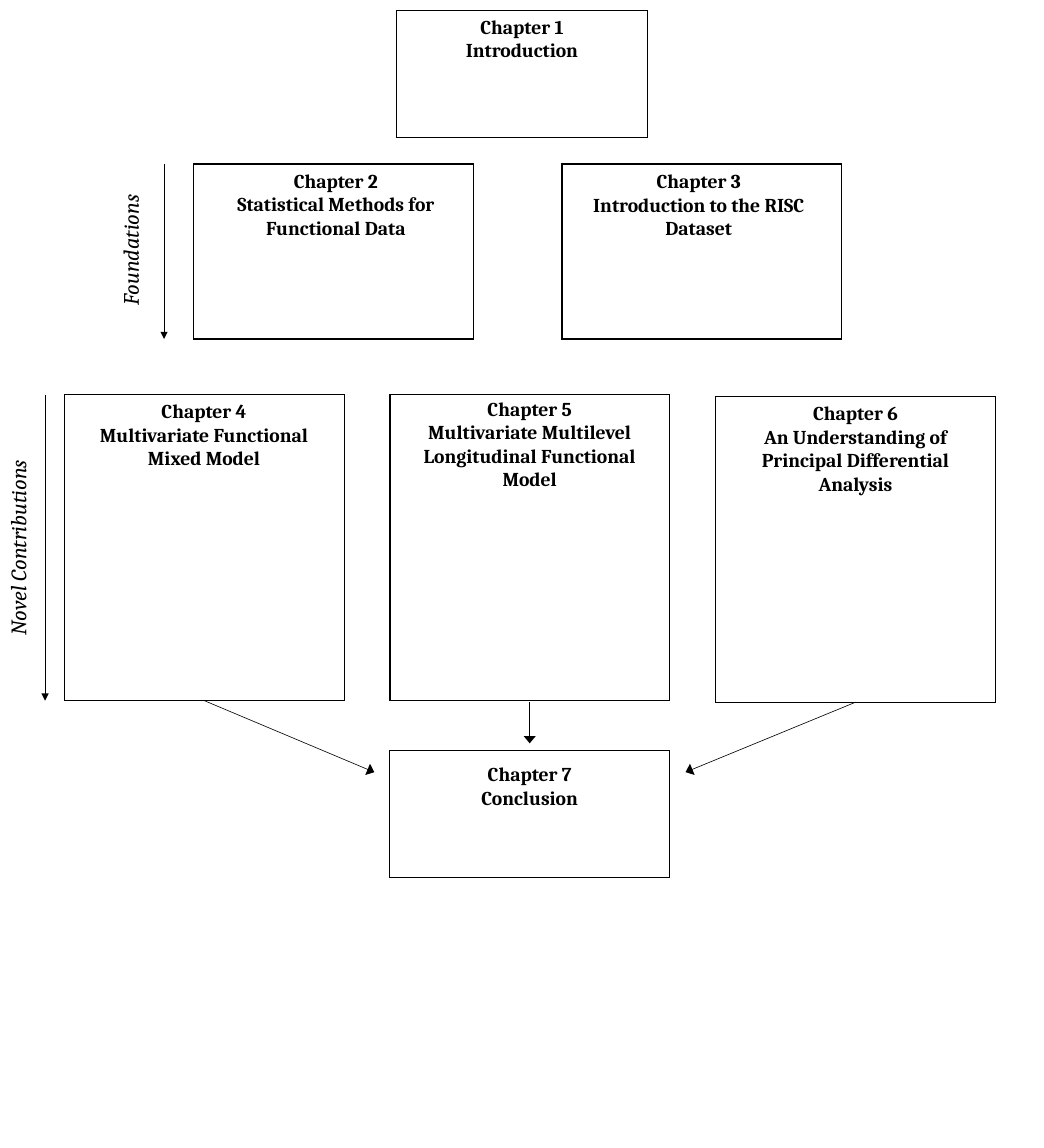
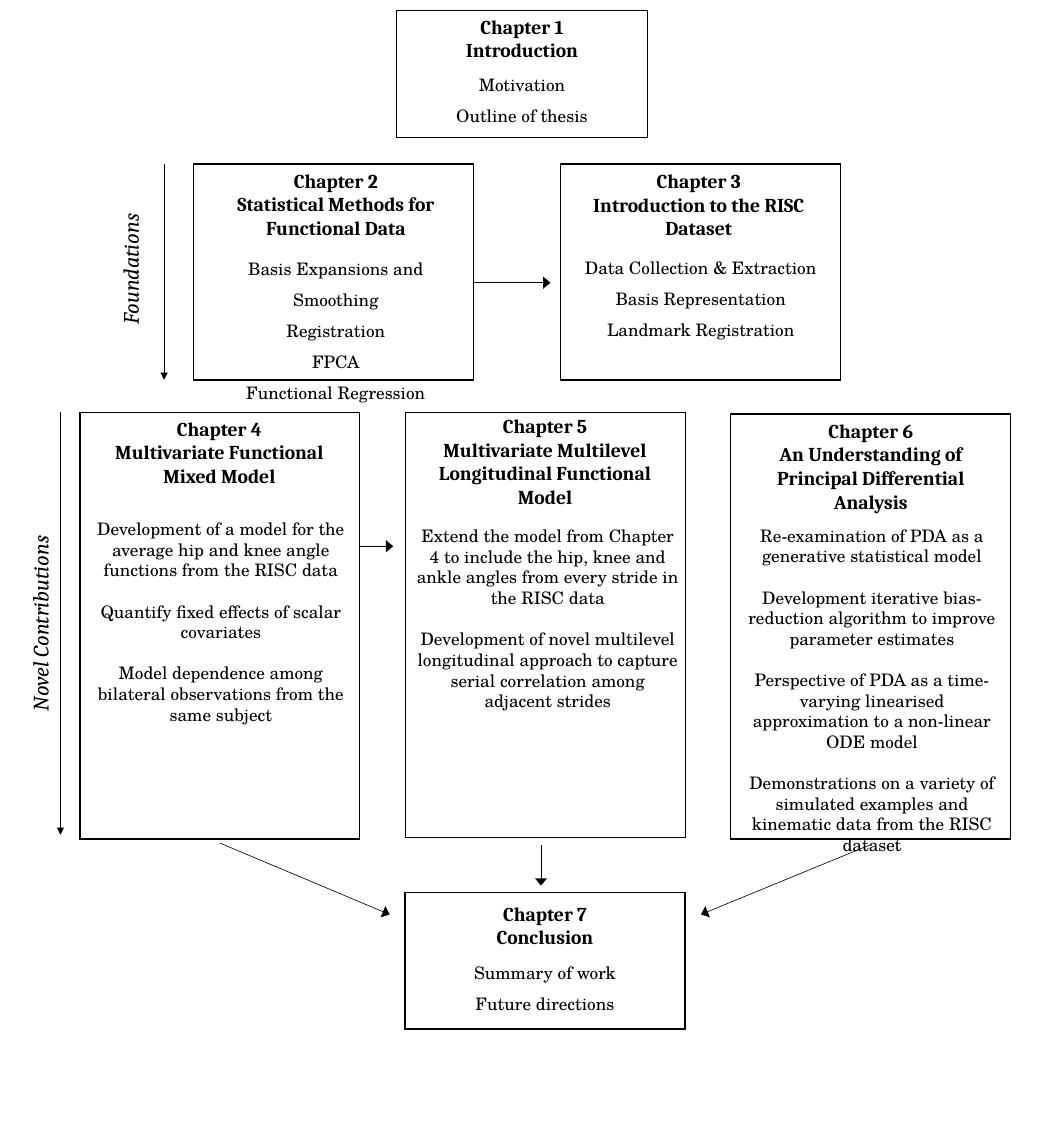
Before and after one commit to FAST-ULxNUIG/thesis-chapt-1-2, a slide deck: slide 1 of figures/outline-of-thesis-diagram.pptx. Drawn at 1044x1148 pixels with LibreOffice and Linux fonts; fonts in the diff are those of the drawing. Boxes give left, top, right and bottom in pixels: in the first picture for what was removed or moved away, otherwise in the second. Text is boxed around its words. In the diff, an @@ line names an element or a change of style, - is before the commit and + after.

Commit message:
update thesis diagram

```diff
--- a/figures/outline-of-thesis-diagram.pptx
+++ b/figures/outline-of-thesis-diagram.pptx
@@ text added at [456,78,588,123], 14 pt, text #000000 @@
+Motivation
+Outline of thesis
@@ text "Foundations": place and size @@
-text "Foundations" at [116,206,145,303]
+text "Foundations" at [116,225,145,322]
@@ arrow moved from (164, 164) - (164, 339) to (164, 164) - (164, 380) @@
@@ rectangle: place and size @@
-rectangle at [194,164,474,339]
+rectangle at [194,164,474,380]
@@ rectangle: place and size @@
-rectangle at [562,164,842,339]
+rectangle at [561,164,842,380]
@@ text added at [246,262,426,403], 14 pt, text #000000 @@
+Basis Expansions and Smoothing
+Registration
+FPCA
+Functional Regression
@@ text added at [585,261,816,340], 14 pt, text #000000 @@
+Data Collection & Extraction
+Basis Representation
+Landmark Registration
@@ arrow added from (474, 283) to (551, 283), #000000 0.5 pt @@
@@ text "Novel Contributions": place and size @@
-text "Novel Contributions" at [3,472,32,634]
+text "Novel Contributions" at [25,548,54,710]
@@ arrow moved from (45, 395) - (45, 701) to (60, 413) - (60, 835) @@
@@ 3 texts: place and size @@
-3 texts at [100,402,949,496]
+3 texts at [115,419,964,514]
@@ rectangle: place and size @@
-rectangle at [65,395,345,701]
+rectangle at [80,413,360,840]
@@ rectangle: place and size @@
-rectangle at [390,395,670,701]
+rectangle at [406,413,686,838]
@@ rectangle: place and size @@
-rectangle at [716,396,996,702]
+rectangle at [731,414,1011,839]
@@ text added at [97,522,345,725], 14 pt, text #000000 @@
+Development of a model for the average hip and knee angle functions from the RISC data
+Quantify fixed effects of scalar covariates
+Model dependence among bilateral observations from the same subject
@@ text added at [417,529,678,711], 14 pt, text #000000 @@
+Extend the model from Chapter 4 to include the hip, knee and ankle angles from every stride in the RISC data
+Development of novel multilevel longitudinal approach to capture serial correlation among adjacent strides
@@ text added at [748,529,995,857], 14 pt, text #000000 @@
+Re-examination of PDA as a generative statistical model
+Development iterative bias-reduction algorithm to improve parameter estimates
+Perspective of PDA as a time-varying linearised approximation to a non-linear ODE model
+Demonstrations on a variety of simulated examples and kinematic data from the RISC dataset
@@ arrow added from (360, 546) to (393, 546), #000000 0.5 pt @@
@@ 2 arrows, 1 text: place and size @@
-2 arrows, 1 text at [204,701,856,806]
+2 arrows, 1 text at [220,843,871,945]
@@ arrow moved from (530, 703) - (530, 743) to (541, 845) - (541, 886) @@
@@ rectangle: place and size @@
-rectangle at [390,751,670,878]
+rectangle at [405,893,685,1029]
@@ text added at [474,966,616,1011], 14 pt, text #000000 @@
+Summary of work
+Future directions
```
Also in this commit, not shown: 1 other file.
